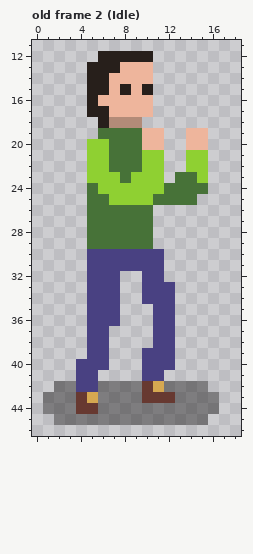
Pixel-art file -- Arte/BaseGameJam.aseprite. The picture above is the old version.
32x48 pixels, 10 frames. Shown: old frame 2 (Idle): x 0..18, y 11..46. The commit also changed other frames, which this record leaves out.
Now the later version:
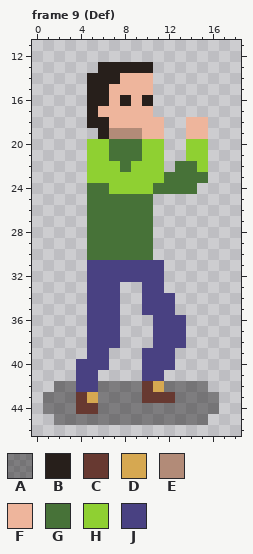
Palette (. is transparent): A #05040365  B #271f1b  C #673931  D #d6a851  E #b28b78  F #eeb59c  G #477238  H #8fd032  J #494182
A new or re-ordered frame is compared with the old frame closest to it.
Commit: He coloreado tambien la anim de defensa
Changes in this commit:
frames re-ordered
Frame 9 (Def) against old frame 2 (Idle), layer "Layer 3 Copy":
y 12: x 6..10 BBBBB -> .....
y 13: x 5 B -> .; x 8..10 FFF -> BBB
y 14: x 7 F -> B
y 15: x 8 B -> F; x 10 B -> F
y 16: x 6 F -> B; x 8 F -> B; x 10 F -> B
y 17: x 6 B -> F
y 18: x 5 . -> B; x 7..11 EEE.. -> FFFFF; x 14..15 .. -> FF
y 19: x 6..9 GGGG -> BEEE
y 20: x 10..11 FF -> HH; x 14..15 FF -> HH
y 22: x 7 G -> H; x 9 G -> H; x 13..14 .H -> GG
y 23: x 8 G -> H; x 12 . -> G; x 15 H -> G
y 24: x 6 H -> G; x 11 H -> G; x 15 G -> .
y 25: x 7..14 HHHHGGGG -> GGGG....
y 30: x 5..11 JJJJJJJ -> GGGGGG.
y 32: x 8..9 .. -> JJ
y 33: x 12 J -> .
y 35: x 10 . -> J
y 36: x 13 . -> J
y 37..38: x 7 . -> J; x 13 . -> J
Changed places in both pictures, as pixel boxes (x1, y1, x2, y2):
changed: (87, 51, 208, 205)
changed: (87, 249, 186, 348)
